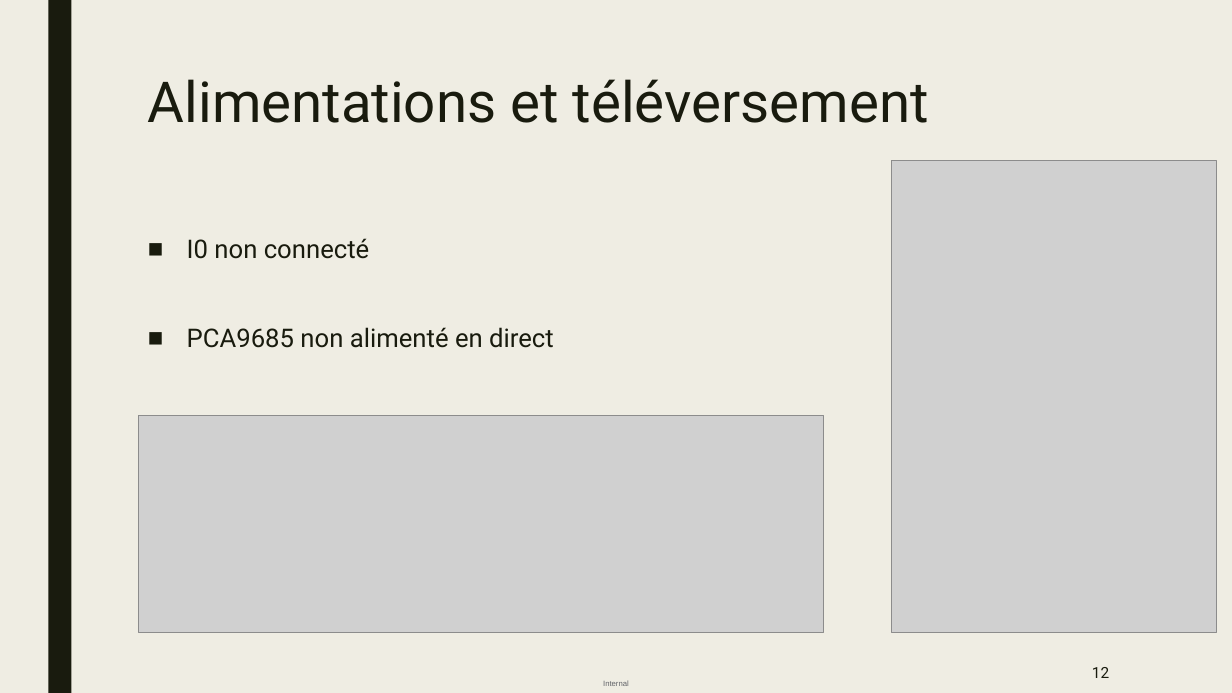
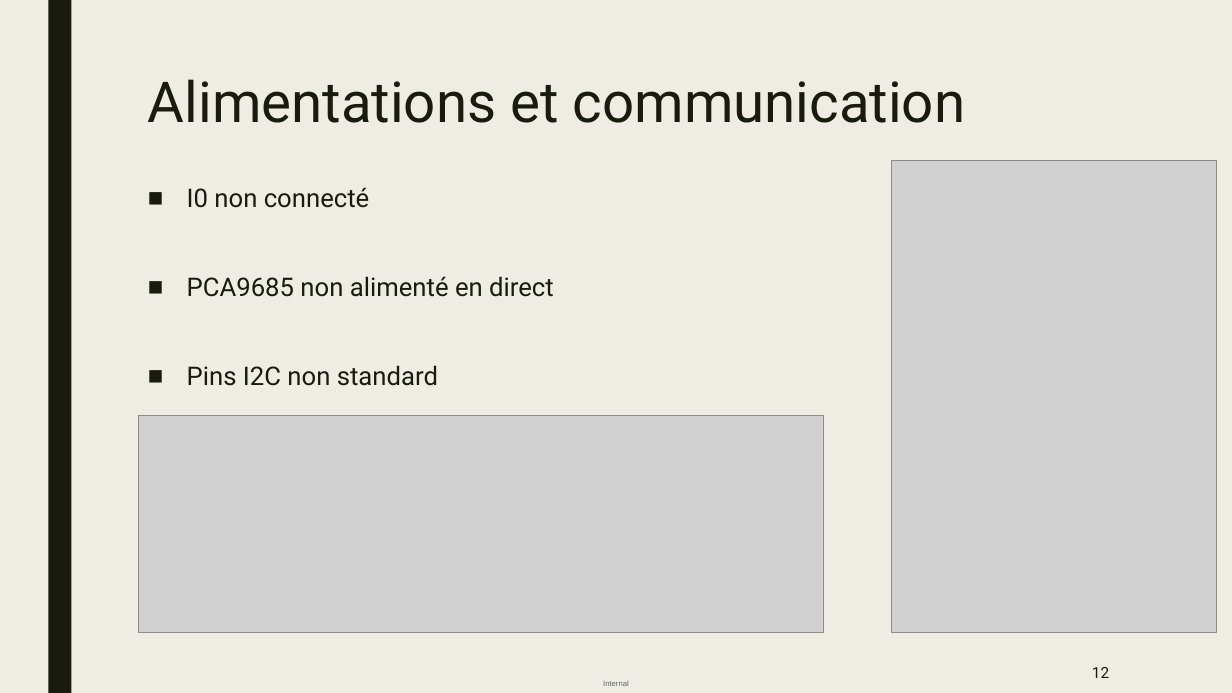
Before and after one commit to antopoid/Projet-frelons, a slide deck: slide 12 of Présentation_soutenance.pptx. Drawn at 1232x693 pixels with LibreOffice and Linux fonts; fonts in the diff are those of the drawing; grey boxes stand for pictures. Boxes give left, top, right and bottom in pixels: in the first picture for what was removed or moved away, otherwise in the second. Text is boxed around its words. In the diff, an @@ line names an element or a change of style, - is before the commit and + after.

```diff
--- a/Présentation_soutenance.pptx
+++ b/Présentation_soutenance.pptx
@@ title at [148, 79, 965, 123]: text changed @@
-Alimentations et téléversement
+Alimentations et communication
@@ text "I0 non connecté": place and size @@
-text "I0 non connecté" at [187, 238, 554, 348]
+text "I0 non connecté" at [187, 187, 554, 386]
@@ text at [187, 365, 438, 386]: paragraph added @@
+■ Pins I2C non standard
```
Also in this commit, not shown: 4 other slides changed.
